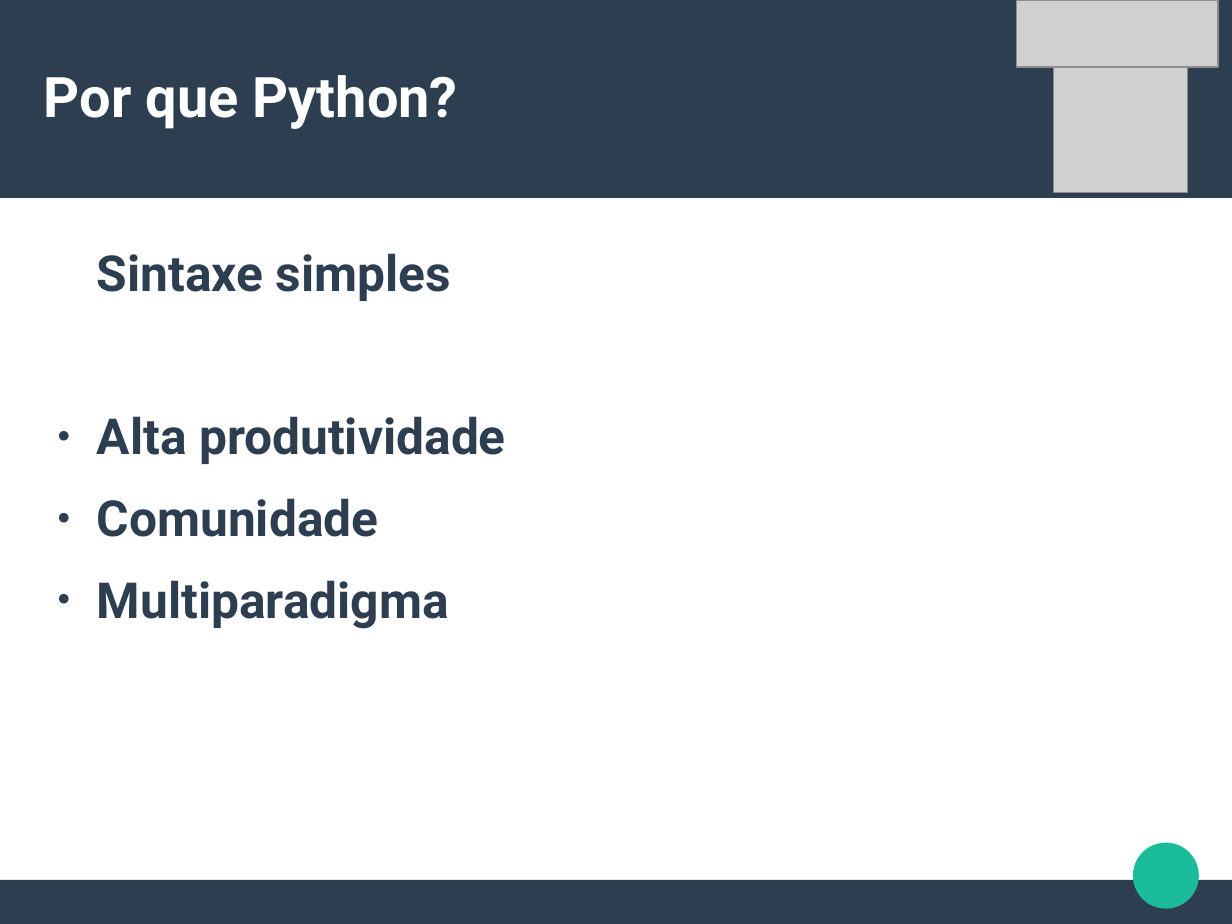
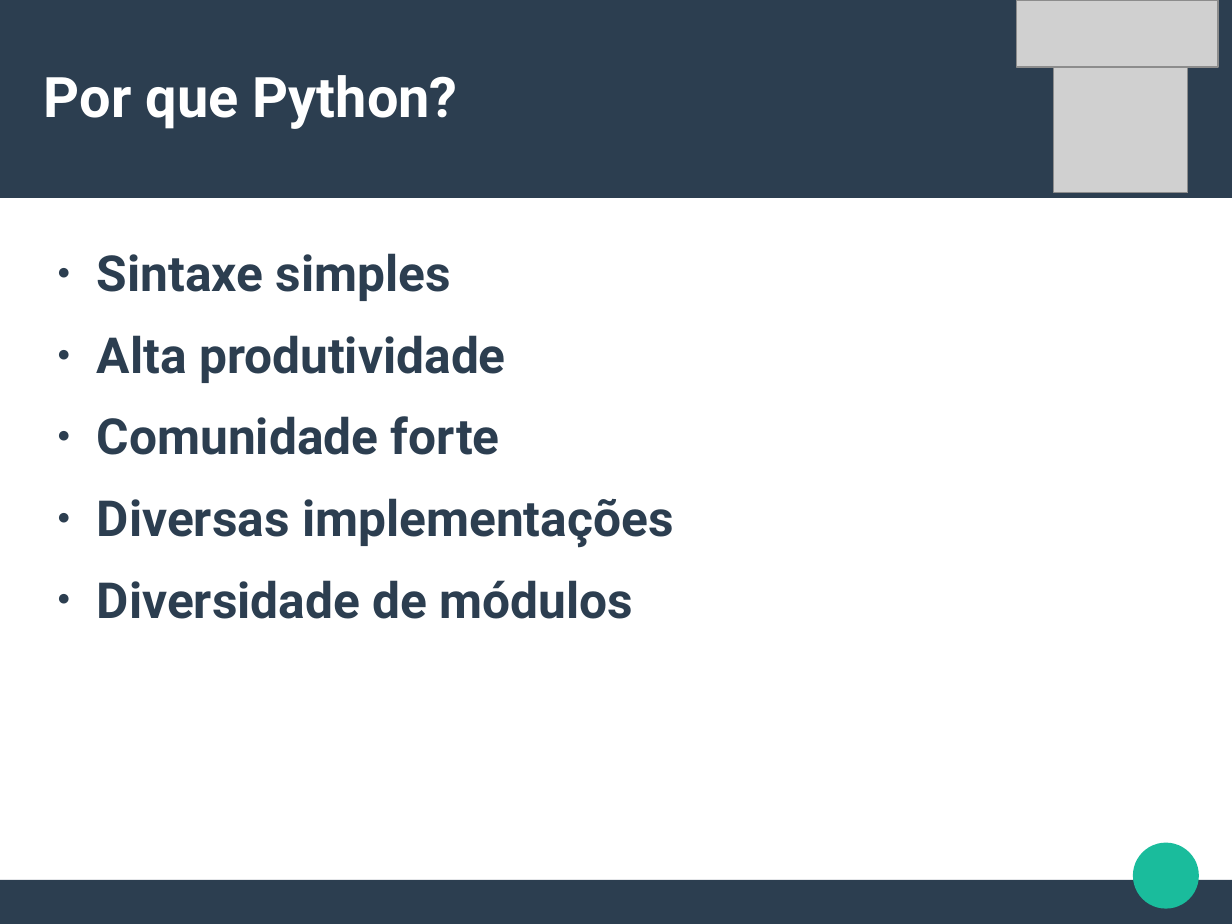
Before and after one commit to CalicoUFSC/minicurso-python, a slide deck: slide 2 of Aula1/Aula1.odp. Drawn at 1232x924 pixels with LibreOffice and Linux fonts; fonts in the diff are those of the drawing; grey boxes stand for pictures. Boxes give left, top, right and bottom in pixels: in the first picture for what was removed or moved away, otherwise in the second. Text is boxed around its words. In the diff, an @@ line names an element or a change of style, - is before the commit and + after.

```diff
--- a/Aula1/Aula1.odp
+++ b/Aula1/Aula1.odp
@@ text at (97, 416, 673, 619): text changed @@
-● Comunidade
-● Multiparadigma
+● Comunidade forte
+● Diversas implementações
+● Diversidade de módulos
```
Also in this commit, not shown: 10 other slides changed, 3 slides added, 2 slides removed, 5 other files.
